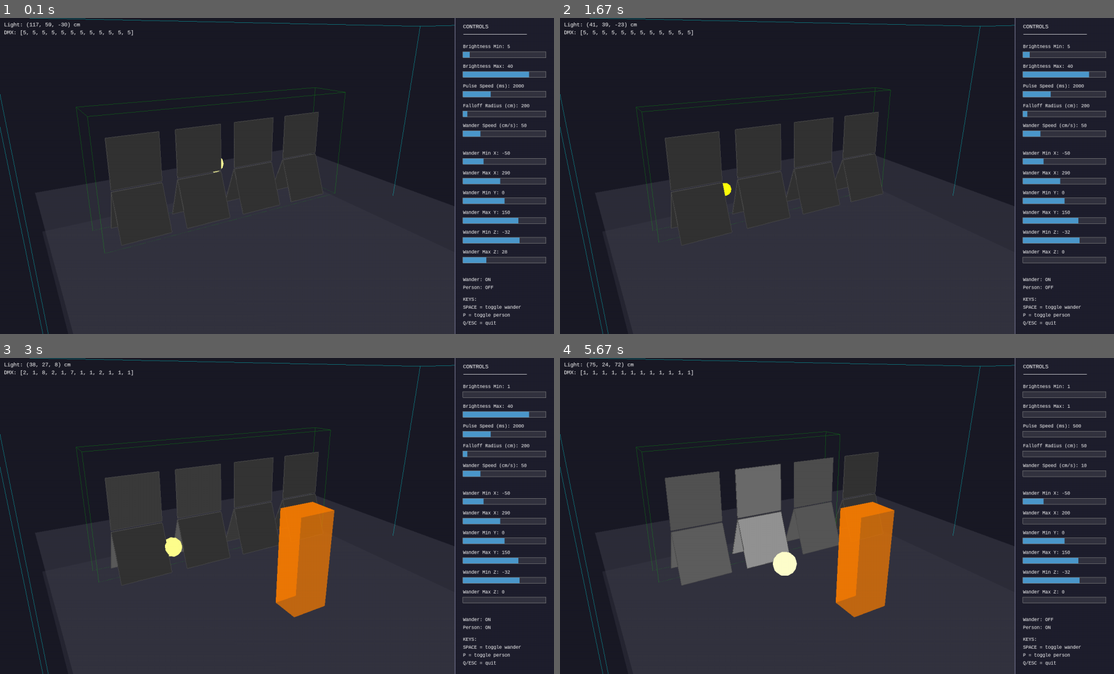
Above: before the commit, frames 1-4 (two rows, left to right).
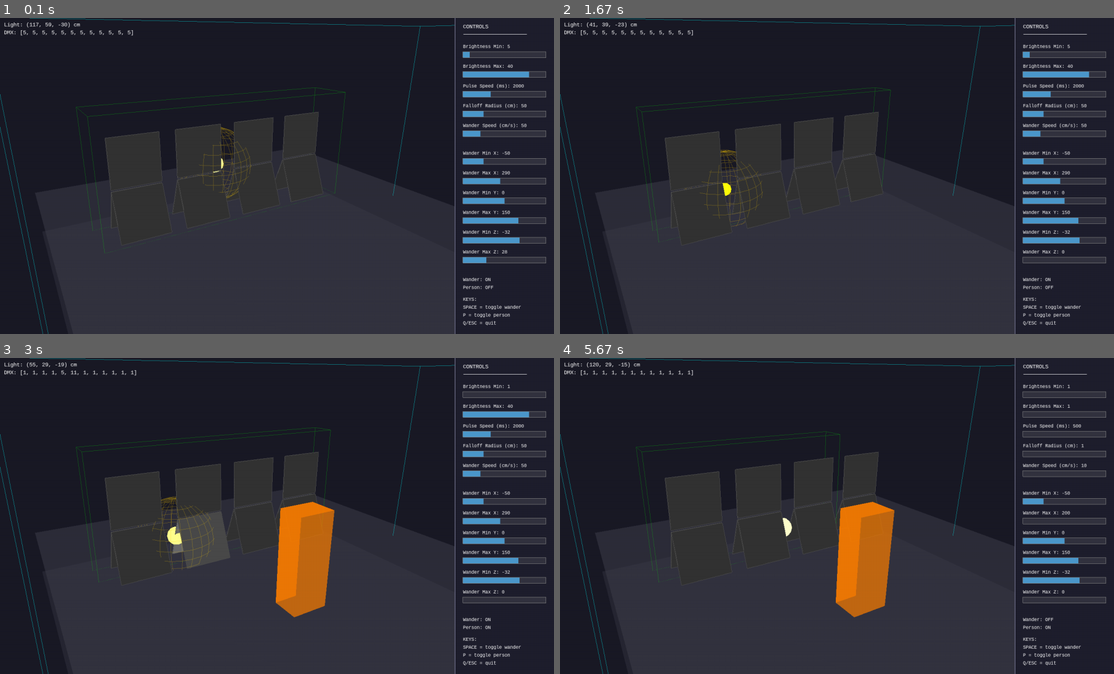
Above: after the commit, the same moments.

Repository: npuckett/dc-dev
Game: pygame game, started from artnetTest/pointLightController3D_pygame.py
Same seed, same stepped clock (60 frames per second), same inputs: the game is played once before the commit and once after it.
Inputs (mouse positions are in pixels of both pictures, inside the frame that each line leads up to):
- Up to frame 1 (0.1 s): no input
- Up to frame 2 (1.67 s): press the mouse at (1064, 258) at 0.37 s; move the mouse to (1014, 169) at 0.47 s; release the mouse at (958, 78) at 0.6 s; tap Space at 0.67, 1.07, 1.37, 1.57 s; hold Right 1-1.47 s; hold Up from 1.5 s (still down)
- Up to frame 3 (3 s): release Up at 1.8 s; hold Right 1.83-2.3 s; tap Space at 1.9, 2.2 s; tap P at 2.33 s; press the mouse at (504, 392) at 2.7 s; move the mouse to (404, 408) at 2.8 s; release the mouse at (304, 421) at 2.93 s
- Up to frame 4 (5.67 s): press the mouse at (1064, 414) at 3.03 s; move the mouse to (986, 446) at 3.13 s; release the mouse at (909, 474) at 3.27 s; press the mouse at (1064, 433) at 3.37 s; move the mouse to (953, 531) at 3.47 s; release the mouse at (842, 632) at 3.6 s; press the mouse at (1064, 471) at 3.7 s; move the mouse to (886, 553) at 3.8 s; release the mouse at (704, 636) at 3.93 s; press the mouse at (1064, 519) at 4.03 s; move the mouse to (859, 481) at 4.13 s; release the mouse at (659, 446) at 4.27 s; press the mouse at (1064, 452) at 4.37 s; move the mouse to (886, 512) at 4.47 s; release the mouse at (704, 572) at 4.6 s; press the mouse at (1064, 471) at 4.7 s; move the mouse to (1003, 481) at 4.8 s; release the mouse at (936, 490) at 4.93 s; tap Space at 5.07, 5.37, 5.63 s; hold Down from 5.57 s (still down)

The runs differ from the first frame. In frame 1, 0.3% of the frame differs, in the area x 32-96%, y 27-58%; in frame 2, 0.3%; in frame 3, 0.8%; in frame 4, 7.9%, in the area x 5-96%, y 1-72%.

Commit message:
working 3d version

Diff:
--- a/artnetTest/pointLightController3D_pygame.py
+++ b/artnetTest/pointLightController3D_pygame.py
@@ -115,11 +115,11 @@
     brightness_min: int = 5
     brightness_max: int = 40
     pulse_speed: float = 2000
-    falloff_radius: float = 200
+    falloff_radius: float = 50
 
     target_brightness_min: int = 5
     target_brightness_max: int = 40
-    target_falloff_radius: float = 200
+    target_falloff_radius: float = 50
 
     move_speed: float = 50
     property_lerp_speed: float = 2.0
@@ -136,10 +136,7 @@
         if dist > 0.1:
             self.position += (diff / dist) * min(self.move_speed * dt, dist)
 
-        lerp = min(1.0, self.property_lerp_speed * dt)
-        self.brightness_min += int((self.target_brightness_min - self.brightness_min) * lerp)
-        self.brightness_max += int((self.target_brightness_max - self.brightness_max) * lerp)
-        self.falloff_radius += (self.target_falloff_radius - self.falloff_radius) * lerp
+        # Note: falloff_radius is now controlled directly by slider, no lerping
 
 
 @dataclass
@@ -170,28 +167,35 @@
                     'dmx_value': DMX_MIN,
                 }
 
-    def calculate_brightness(self, light: PointLight):
+    def calculate_brightness(self, light: PointLight, use_normals: bool = False):
         intensity = light.get_brightness()
 
         for key, panel in self.panels.items():
             diff = panel['center'] - light.position
             distance = np.linalg.norm(diff)
 
-            # Linear falloff
-            falloff = max(0, 1.0 - distance / light.falloff_radius) if light.falloff_radius > 0 else 0
-
-            # Normal factor
-            if distance > 0.01:
-                light_dir = -diff / distance
-                normal_factor = max(0, np.dot(panel['normal'], light_dir))
+            # Linear falloff: 1.0 at distance=0, 0.0 at distance=falloff_radius
+            if light.falloff_radius > 0:
+                falloff = max(0.0, 1.0 - (distance / light.falloff_radius))
             else:
-                normal_factor = 1.0
-
-            brightness = falloff * normal_factor * intensity
-            panel['brightness'] = max(0, min(1, brightness))
-
+                falloff = 0.0
+
+            # Optional: Factor in panel normal direction
+            # This makes panels facing the light brighter
+            if use_normals and distance > 0.01:
+                light_dir = -diff / distance  # Direction from panel to light
+                normal_factor = max(0.0, np.dot(panel['normal'], light_dir))
+                # Blend: 50% distance, 50% normal-weighted
+                brightness = falloff * (0.5 + 0.5 * normal_factor) * intensity
+            else:
+                # Simple distance-only calculation
+                brightness = falloff * intensity
+
+            panel['brightness'] = max(0.0, min(1.0, brightness))
+
+            # DMX output
             dmx_range = light.brightness_max - light.brightness_min
-            panel['dmx_value'] = int(light.brightness_min + brightness * dmx_range)
+            panel['dmx_value'] = int(light.brightness_min + panel['brightness'] * dmx_range)
             panel['dmx_value'] = max(DMX_MIN, min(DMX_MAX, panel['dmx_value']))
 
     def get_dmx_values(self) -> List[int]:
@@ -219,8 +223,25 @@
             return
 
         if person and person.enabled:
-            self.light.target_position = person.get_center().copy()
-            self.light.target_falloff_radius = max(200, person.position[2] + 50)
+            # Map person's X and Z to the light, but clamp to wander box
+            person_center = person.get_center()
+
+            # Clamp X to wander box
+            target_x = max(self.wander_box['min_x'],
+                          min(self.wander_box['max_x'], person_center[0]))
+
+            # Keep Y within wander box (use current target or middle)
+            target_y = self.light.target_position[1]
+            target_y = max(self.wander_box['min_y'],
+                          min(self.wander_box['max_y'], target_y))
+
+            # Map person's Z to wander box range
+            # Person is in trackzone (positive Z), light stays in wander box (negative Z typically)
+            # Simple approach: mirror the person's Z relative to panels
+            target_z = max(self.wander_box['min_z'],
+                          min(self.wander_box['max_z'], -person_center[2] * 0.1))
+
+            self.light.target_position = np.array([target_x, target_y, target_z])
             return
 
         self.wander_timer += dt
@@ -229,9 +250,9 @@
         if dist < 10 or self.wander_timer > self.wander_interval:
             self.wander_target = self._random_point()
             self.wander_timer = 0
-            self.light.target_brightness_min = random.randint(3, 10)
-            self.light.target_brightness_max = random.randint(30, 45)
-            self.light.target_falloff_radius = random.uniform(150, 300)
+            # Only change position, not falloff - let slider control falloff
+            # self.light.target_brightness_min = random.randint(3, 10)
+            # self.light.target_brightness_max = random.randint(30, 45)
 
         self.light.target_position = self.wander_target.copy()
 
@@ -305,6 +326,43 @@
     quadric = gluNewQuadric()
     gluSphere(quadric, radius, segments, segments)
     gluDeleteQuadric(quadric)
+
+    glPopMatrix()
+
+
+def draw_sphere_wireframe(center, radius, color, segments=16):
+    """Draw a wireframe sphere to show falloff radius"""
+    glPushMatrix()
+    glTranslatef(*center)
+    glColor4f(*color)
+    glLineWidth(1)
+
+    # Draw latitude circles
+    for i in range(segments // 2 + 1):
+        lat = math.pi * i / (segments // 2) - math.pi / 2
+        r = radius * math.cos(lat)
+        y = radius * math.sin(lat)
+
+        glBegin(GL_LINE_LOOP)
+        for j in range(segments):
+            lon = 2 * math.pi * j / segments
+            x = r * math.cos(lon)
+            z = r * math.sin(lon)
+            glVertex3f(x, y, z)
+        glEnd()
+
+    # Draw longitude circles
+    for j in range(segments // 2):
+        lon = math.pi * j / (segments // 2)
+
+        glBegin(GL_LINE_LOOP)
+        for i in range(segments):
+            lat = 2 * math.pi * i / segments
+            x = radius * math.cos(lat) * math.cos(lon)
+            y = radius * math.sin(lat)
+            z = radius * math.cos(lat) * math.sin(lon)
+            glVertex3f(x, y, z)
+        glEnd()
 
     glPopMatrix()
 
@@ -482,7 +540,7 @@
         'brightness_min': Slider(slider_x, 700, slider_w, slider_h, 1, 50, light.brightness_min, "Brightness Min"),
         'brightness_max': Slider(slider_x, 650, slider_w, slider_h, 1, 50, light.brightness_max, "Brightness Max"),
         'pulse_speed': Slider(slider_x, 600, slider_w, slider_h, 500, 5000, light.pulse_speed, "Pulse Speed (ms)"),
-        'falloff_radius': Slider(slider_x, 550, slider_w, slider_h, 50, 3000, light.falloff_radius, "Falloff Radius (cm)"),
+        'falloff_radius': Slider(slider_x, 550, slider_w, slider_h, 1, 200, light.falloff_radius, "Falloff Radius (cm)"),
         'wander_speed': Slider(slider_x, 500, slider_w, slider_h, 10, 200, light.move_speed, "Wander Speed (cm/s)"),
         'wander_min_x': Slider(slider_x, 430, slider_w, slider_h, -100, 100, wander_box['min_x'], "Wander Min X"),
         'wander_max_x': Slider(slider_x, 380, slider_w, slider_h, 200, 400, wander_box['max_x'], "Wander Max X"),
@@ -646,6 +704,9 @@
         radius = 8 + brightness * 7
         draw_sphere(light.position, radius, (1, 1, brightness, 1))
 
+        # Draw falloff radius wireframe sphere
+        draw_sphere_wireframe(light.position, light.falloff_radius, (1, 0.8, 0, 0.3), segments=24)
+
         # Draw person
         draw_person(person.position, person.size, person.enabled)
 
